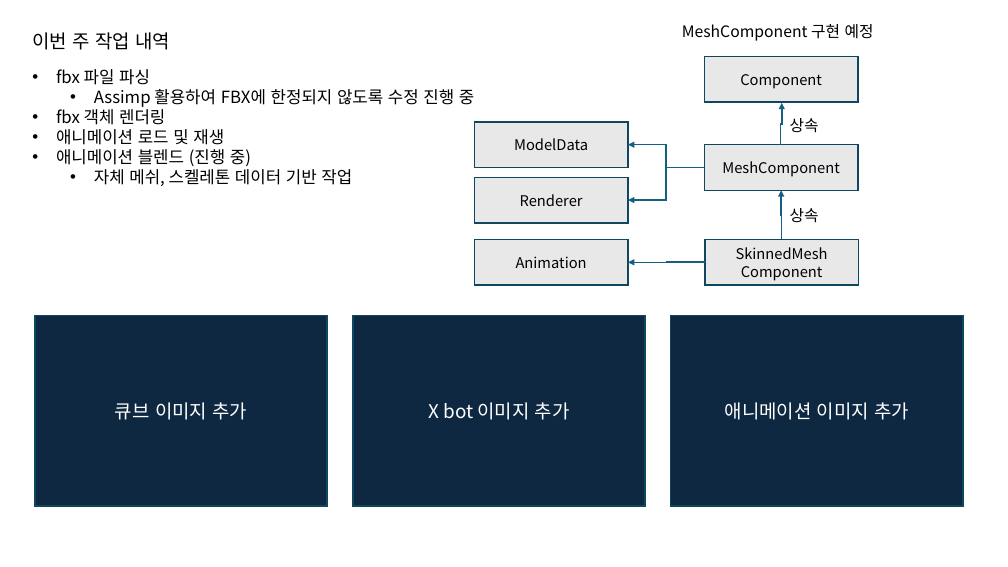
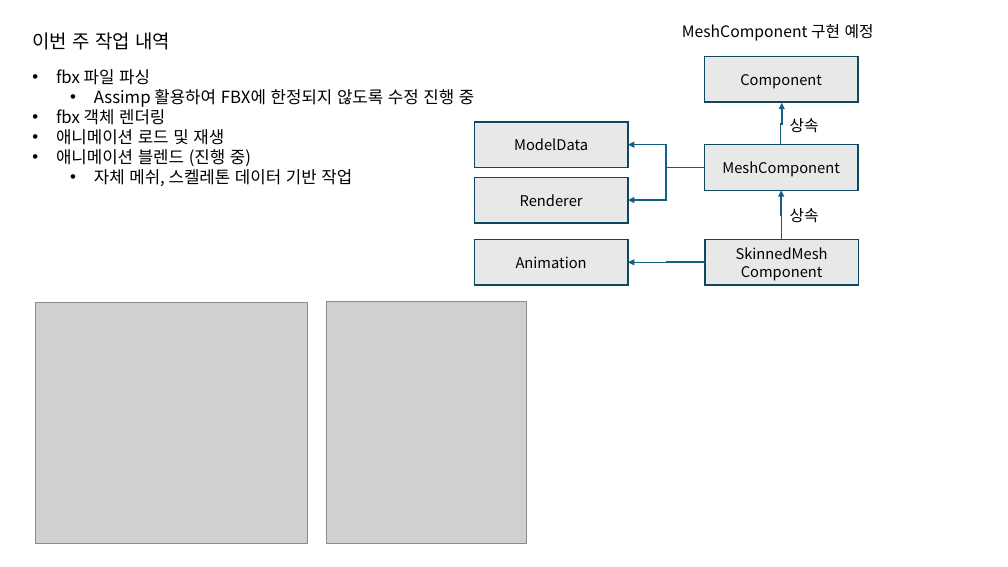
Before and after one commit to jhk0701/PA26-Character-Animation-Parkour, a slide deck: slide 4 of PPT/week1.pptx. Drawn at 1008x567 pixels with LibreOffice and Linux fonts; fonts in the diff are those of the drawing; grey boxes stand for pictures. Boxes give left, top, right and bottom in pixels: in the first picture for what was removed or moved away, otherwise in the second. Text is boxed around its words. In the diff, an @@ line names an element or a change of style, - is before the commit and + after.

```diff
--- a/PPT/week1.pptx
+++ b/PPT/week1.pptx
@@ rectangle removed at [35, 316, 327, 507] @@
-큐브 이미지 추가
@@ picture added at [36, 302, 308, 544] @@
@@ picture added at [326, 302, 526, 544] @@
@@ rectangle removed at [353, 316, 646, 507] @@
-X bot 이미지 추가
@@ rectangle removed at [671, 316, 963, 507] @@
-애니메이션 이미지 추가
```
Also in this commit, not shown: 4 other files.
